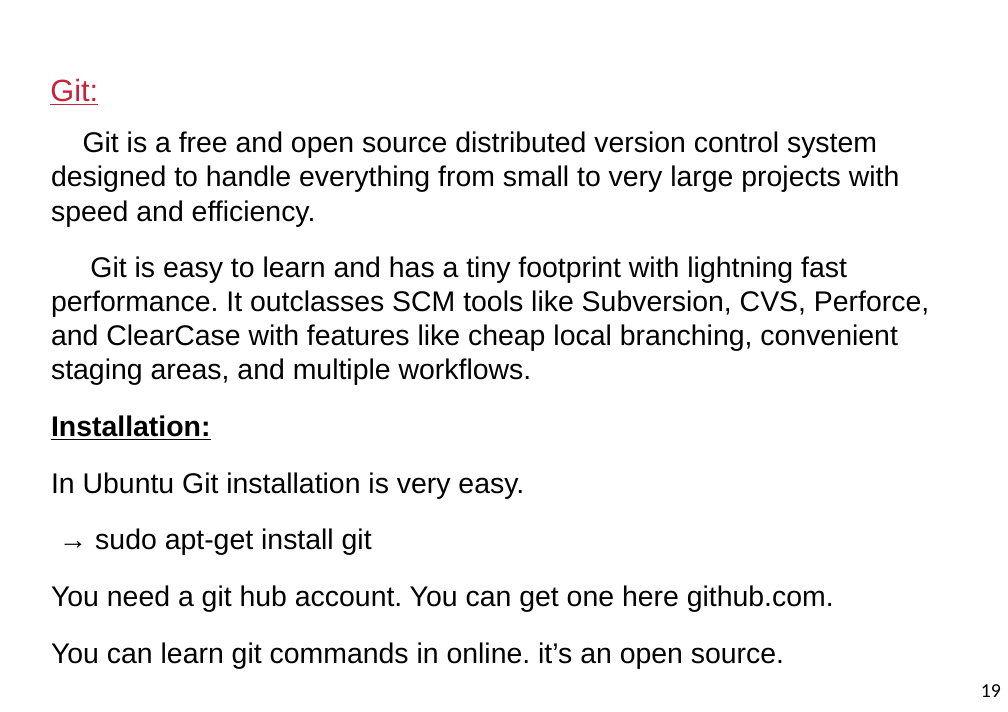
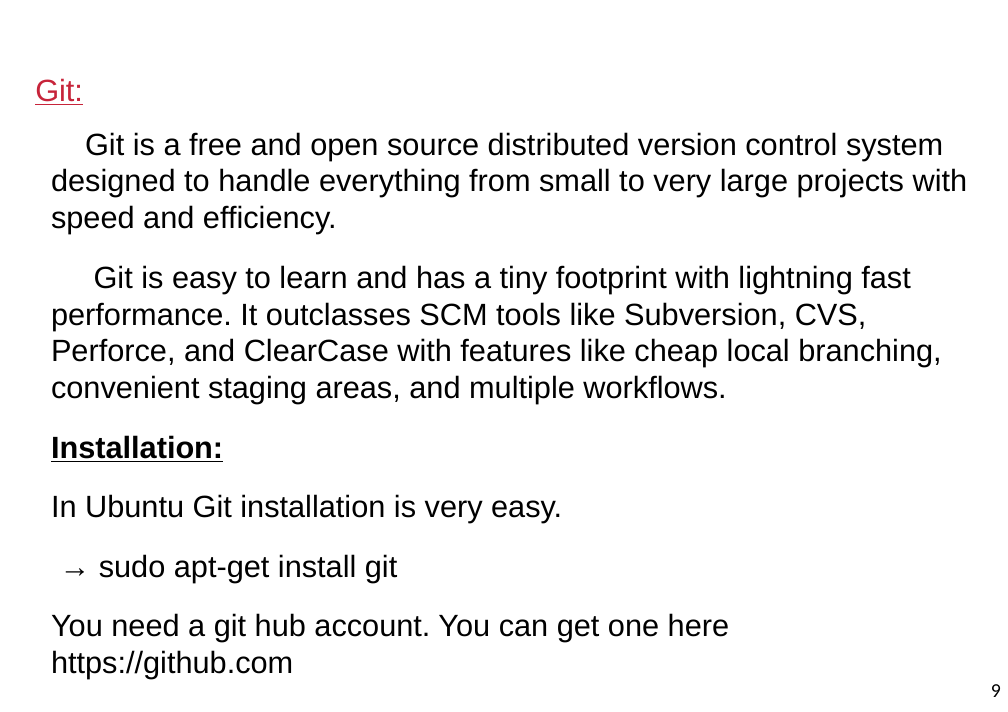
Before and after one commit to kiranpe/DevOpsCloud, a slide deck: slide 9 of DevOpsDoc.pptx (slide 19 before the commit). Drawn at 1008x712 pixels with LibreOffice and Linux fonts; fonts in the diff are those of the drawing; background and template pictures are left out. Boxes give left, top, right and bottom in pixels: in the first picture for what was removed or moved away, otherwise in the second. Text is boxed around its words. In the diff, an @@ line names an element or a change of style, - is before the commit and + after.

```diff
--- a/DevOpsDoc.pptx
+++ b/DevOpsDoc.pptx
@@ title "Git:": place and size @@
-title "Git:" at (50,78,98,105)
+title "Git:" at (35,78,83,105)
@@ text at (51,132,968,582): size 25.9 to 28 pt in "Git is a free and open source ...", "Git is easy to learn and has ...", "Installation:", "In Ubuntu Git installation is very easy." and 1 more places @@
@@ text at (51,613,729,642): text changed; size 25.9 to 28 pt @@
-You need a git hub account. You can get one here github.com.
-You can learn git commands in online. it’s an open source.
+You need a git hub account. You can get one here https://github.com
@@ page number at (991,684,1001,697): text changed @@
-19
+9
```
Also in this commit, not shown: 15 other slides changed, 1 slide added.
